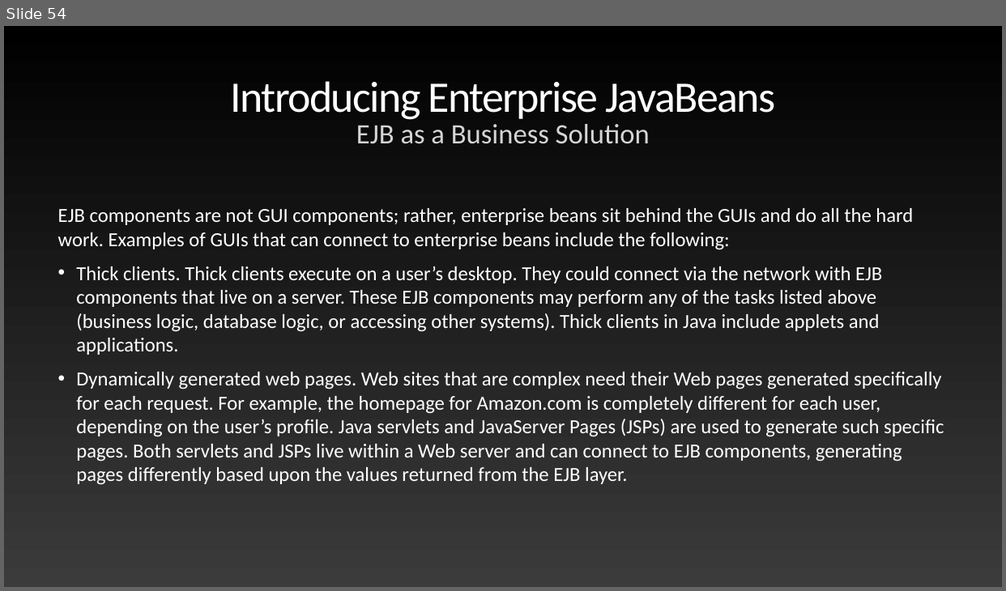
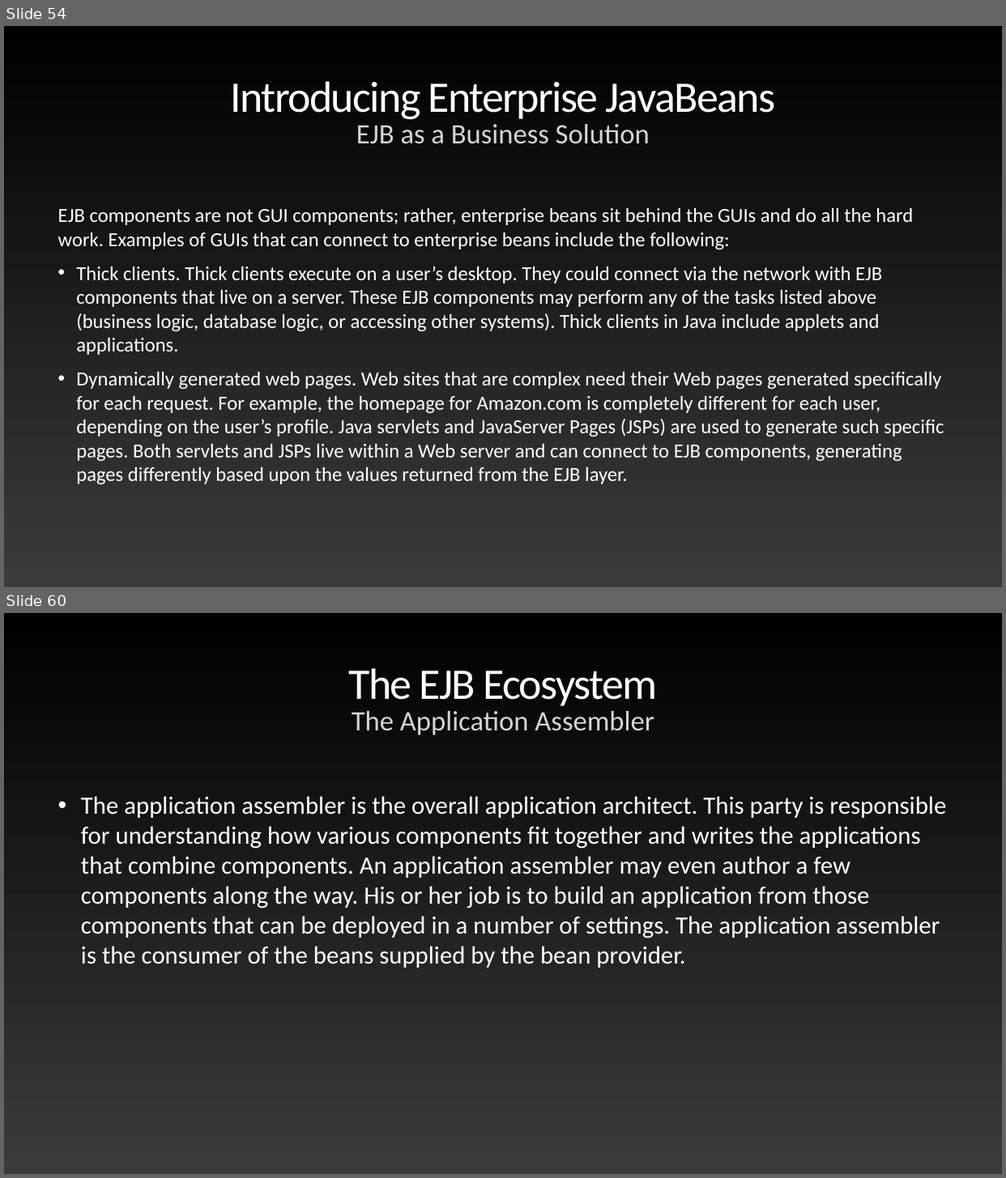
Before and after one commit to anmolrajaroraa/AdvJavaNov2020, a slide deck: Mastering Enterprise JavaBeans.pptx. Shown one above the other, each under a label of ours: slide 54 before the commit, slides 54 and 60 after it; the slides between them are not shown. The pictures are 1006x591 and 1006x1178 pixels, drawn with LibreOffice and Linux fonts; fonts in the diff are those of the drawing. Boxes give left, top, right and bottom in pixels: in the first picture for what was removed or moved away, otherwise in the second. Text is boxed around its words. In the diff, an @@ line names an element or a change of style, - is before the commit and + after.

```diff
--- a/Mastering Enterprise JavaBeans.pptx
+++ b/Mastering Enterprise JavaBeans.pptx
@@ slide 60 added at [4, 613, 1002, 1174], background gradient #000000 to #3B3B3B @@
@@ title added at [349, 668, 657, 706], 84 pt, text gradient #FFFFFF to #929292 @@
+The EJB Ecosystem
@@ text added at [351, 711, 654, 735], 54 pt, text #D5D5D5 @@
+The Application Assembler
@@ text added at [81, 796, 946, 968], 48 pt, text #FFFFFF @@
+• The application assembler is the overall application architect. This party is responsible for understanding how various components fit together and writes the applications that combine components. An application assembler may even author a few components along the way. His or her job is to build an application from those components that can be deployed in a number of settings. The application assembler is the consumer of the beans supplied by the bean provider.
```
Also in this commit, not shown: 87 other slides added.
